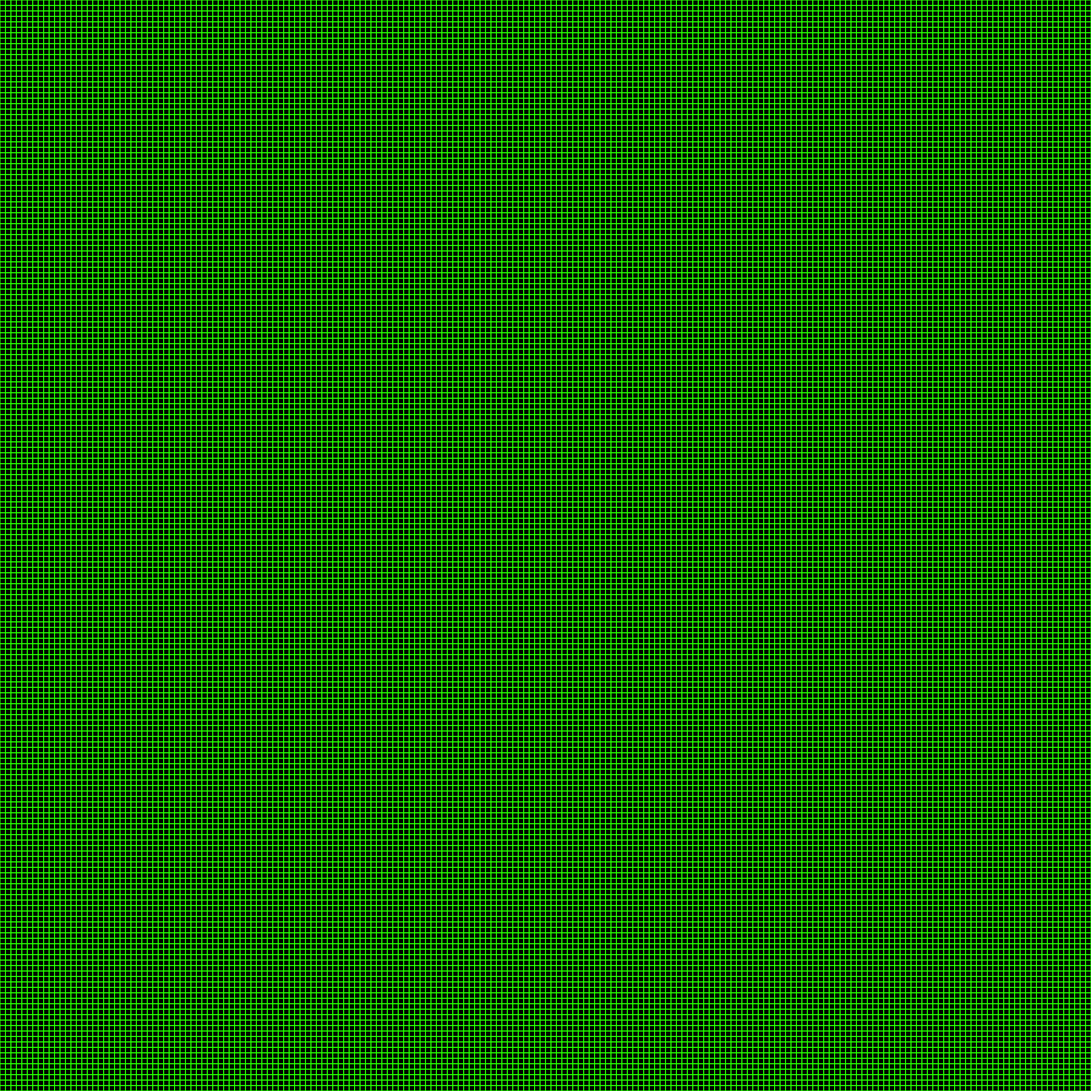
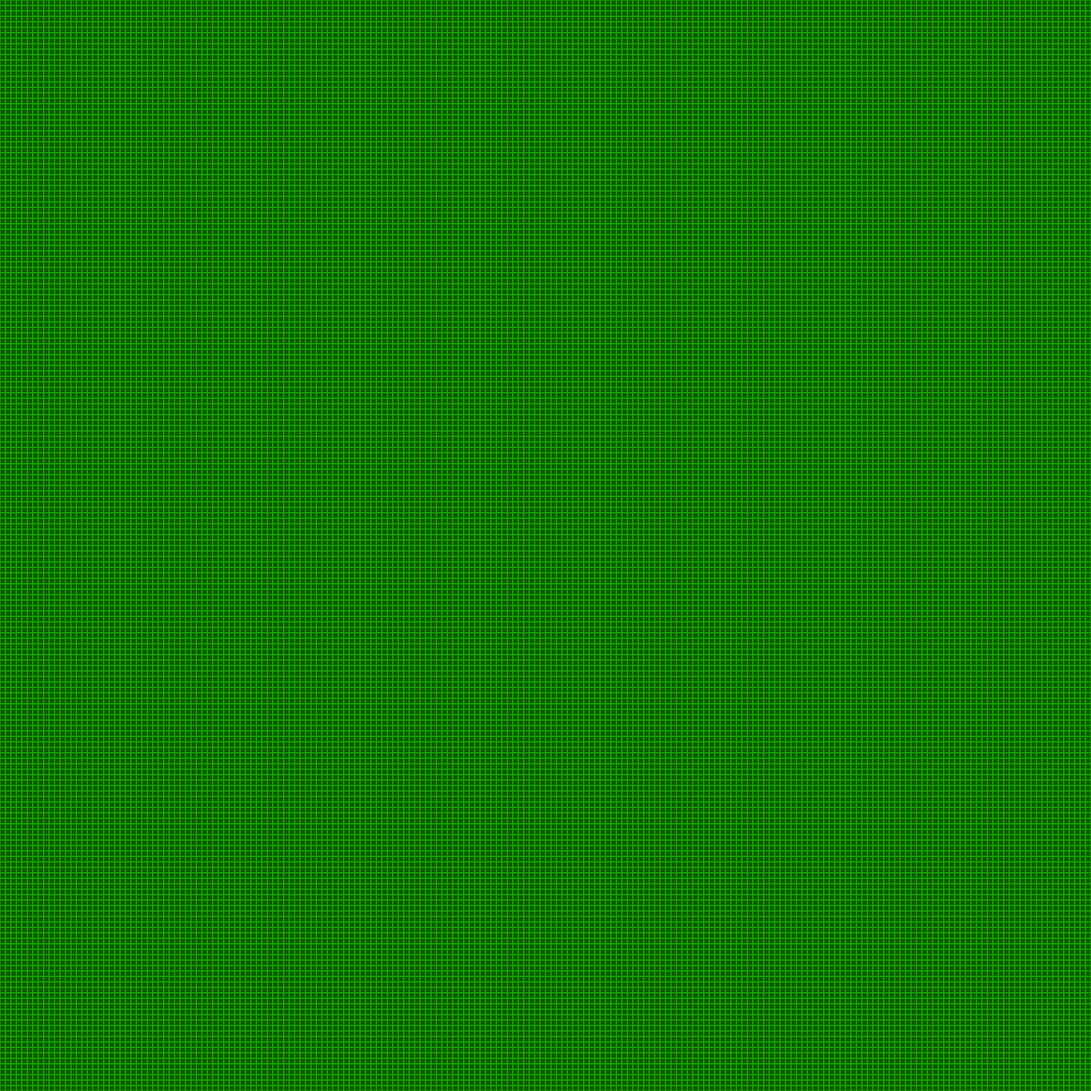
Two versions of the same layered image (1091×1091). Layer-by-layer changes:
added layer "Layer #1" (36%) above "Layer" over [0, 0, 1091, 1091]
"Layer": opacity 100% → 48% over [0, 0, 1091, 1091]
